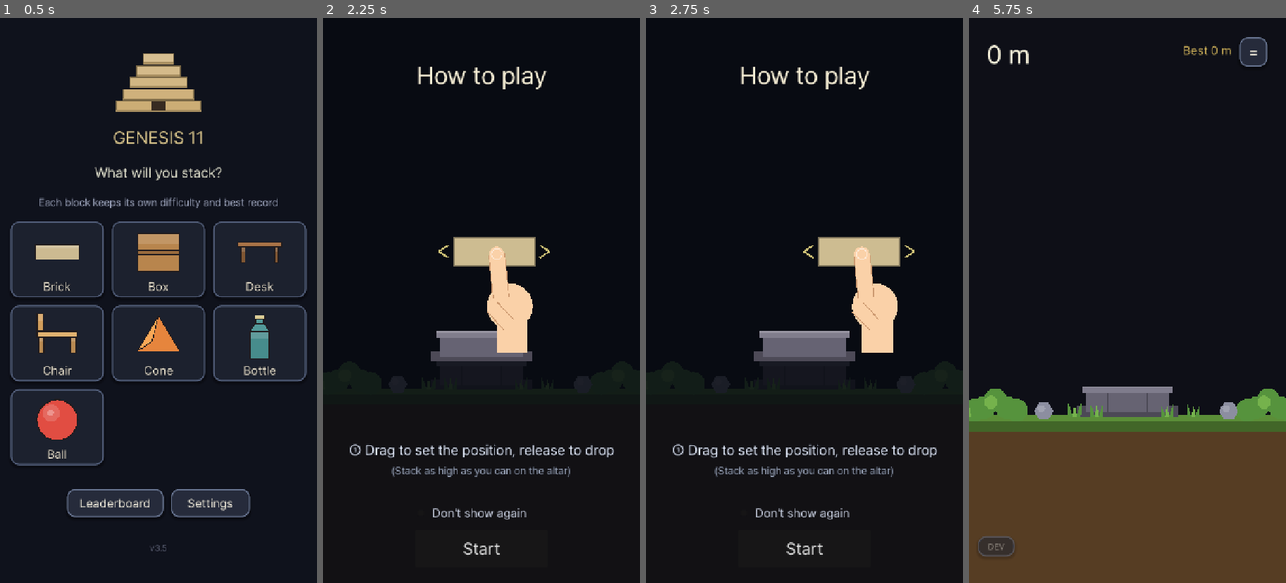
Above: before the commit, frames 1-4 (left to right).
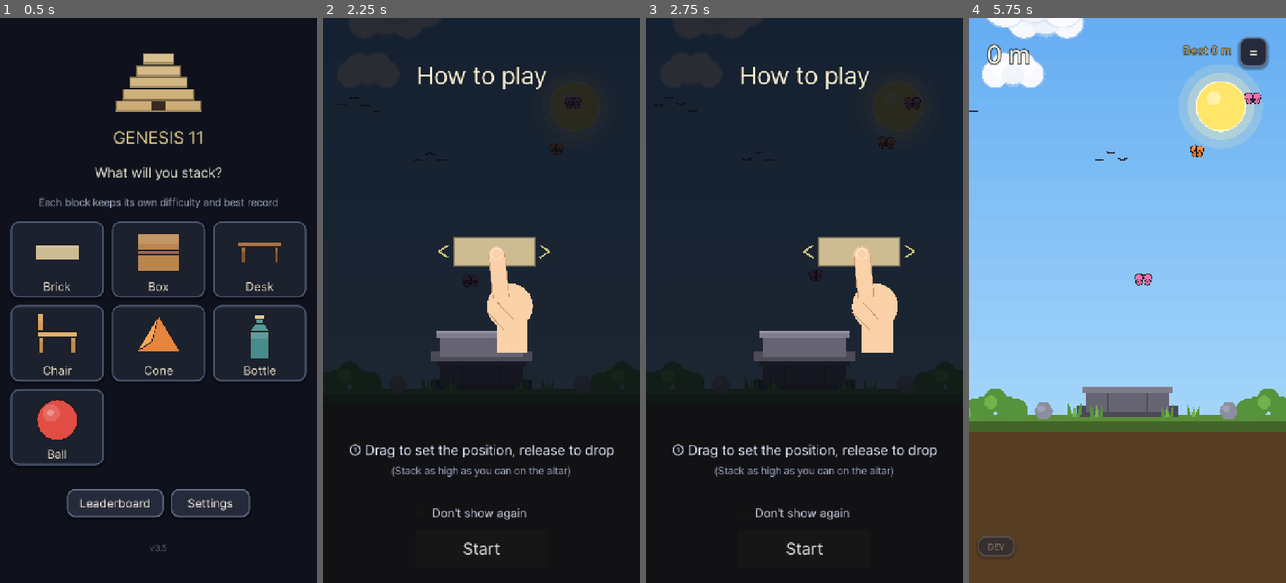
Above: after the commit, the same moments.

Repository: jungrok5/babel-tower
Game: Godot game, scene res://scenes/Main.tscn
Two runs of this game, one before a commit and one after it. Both use one fixed random seed, a clock stepped at 60 frames per second and the inputs below.
Inputs (mouse positions are in pixels of both pictures, inside the frame that each line leads up to):
- Up to frame 1 (0.5 s): no input
- Up to frame 2 (2.25 s): click "Brick" at 0.5 s; tap Enter at 1.25 s; move the mouse to (551, 272) at 1.27 s; tap R at 1.35 s; click (551, 272) at 1.42 s; tap Space at 1.52, 1.82, 2 s; drag from (418, 328) to (465, 413) at 2.02 s
- Up to frame 3 (2.75 s): no input
- Up to frame 4 (5.75 s): click "Don't show again" at 2.75 s; click "Don't show again" at 3.5 s; click "Don't show again" at 4.25 s; click "Start" at 5 s

Frame 1 is identical in both runs. In frame 2, 58% of the frame differs, in the area x 0-100%, y 0-66%; in frame 3, 57%; in frame 4, 67%, in the area x 0-100%, y 0-71%.
Error before the commit: Parse Error: Cannot infer the type of "y" variable because the value doesn't have a set type. (res://scripts/sky.gd:251)

Commit message:
fix(sky): type cirrus row var (Variant loop var broke parse again)
Co-Authored-By: Claude Opus 4.8 <noreply@anthropic.com>
Claude-Session: https://claude.ai/code/session_01Jx8xk1vyhwdsC6SaQay3dQ

Diff:
--- a/scripts/sky.gd
+++ b/scripts/sky.gd
@@ -248,8 +248,8 @@
 	# 부드럽고 옅은 권운 — 가로로 길게 늘어진 획 몇 개(겹치는 원 격자를 없애 눈부심 제거)
 	var col := Color(0.90, 0.94, 1.0, 0.14 * a)
 	for row in [-14.0, 0.0, 13.0]:
-		var y := pos.y + row * sc
-		var half := (120.0 + row) * sc
+		var y := pos.y + float(row) * sc
+		var half := (120.0 + float(row)) * sc
 		draw_line(Vector2(pos.x - half, y), Vector2(pos.x + half, y), col, 12.0 * sc)
 
 
